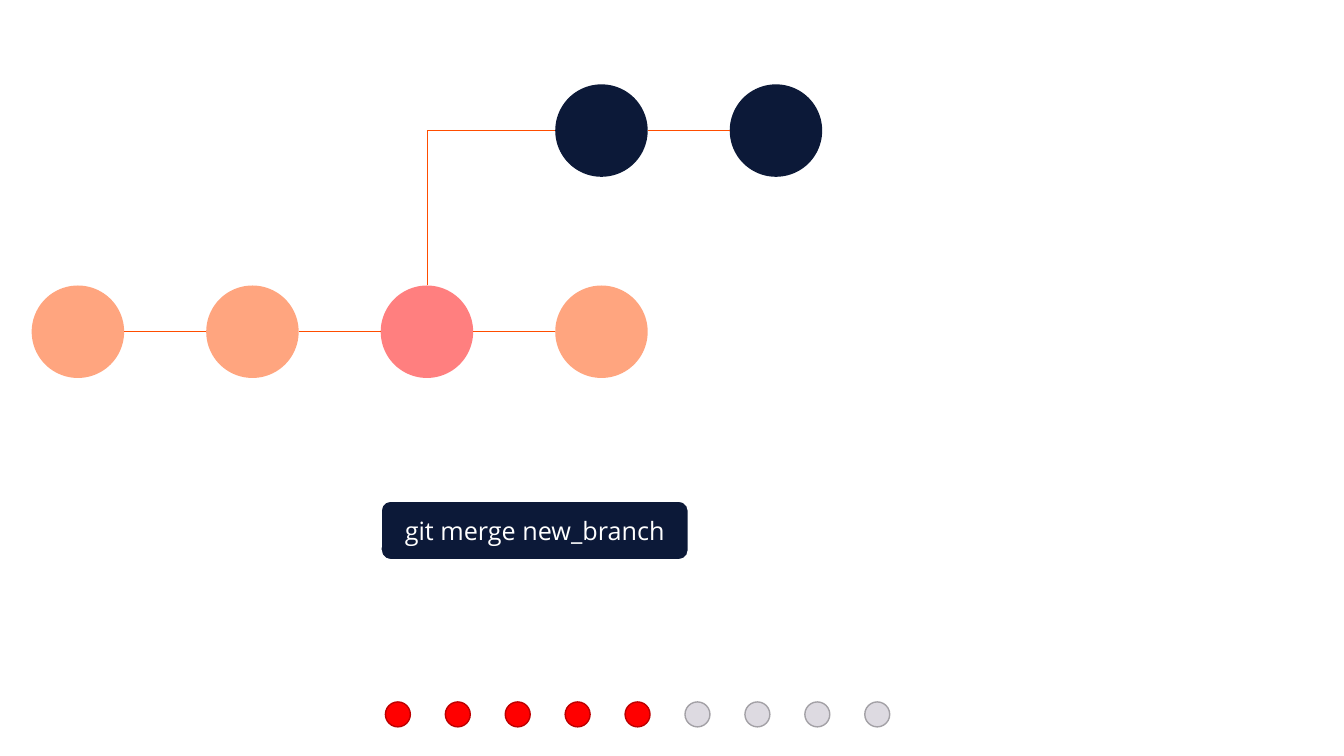
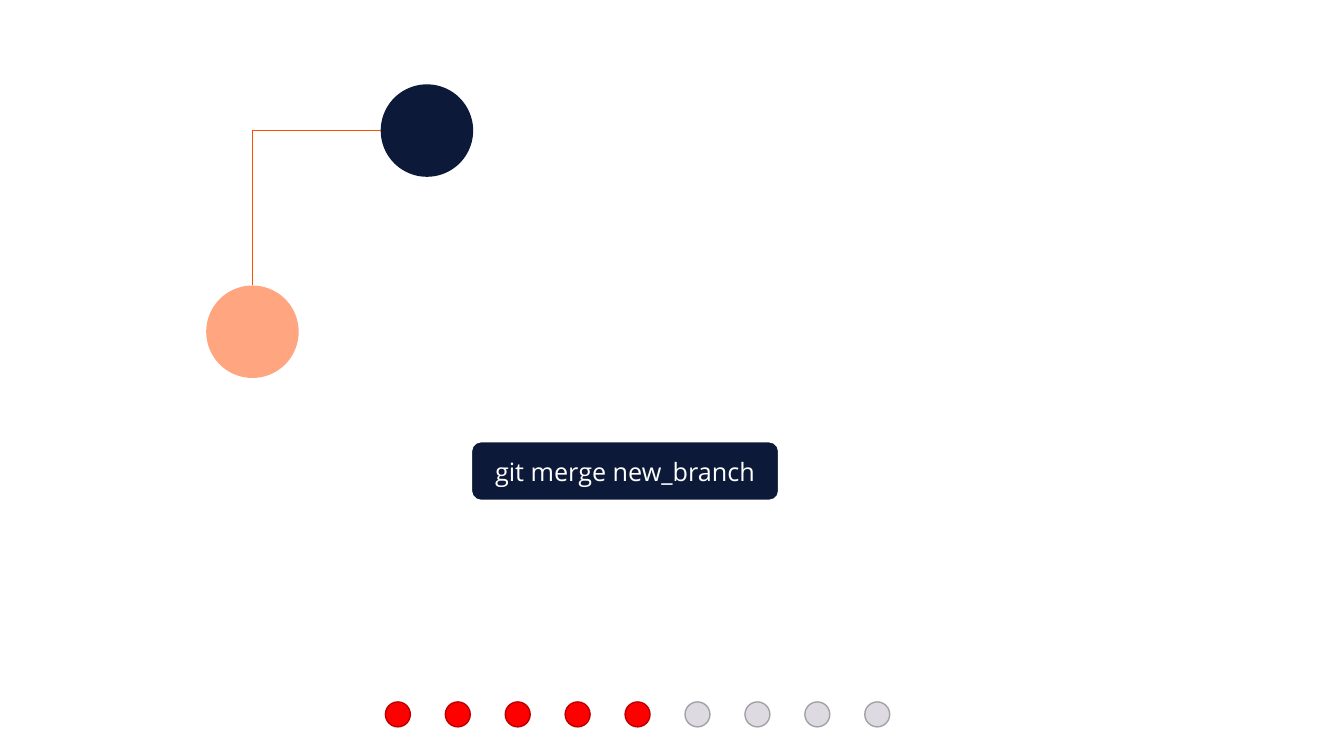
Before and after one commit to e815135/Shiny-App-Project, a slide deck: slide 48 of making basic workflow diagram.pptx. Drawn at 1344x756 pixels with LibreOffice and Linux fonts; fonts in the diff are those of the drawing. Boxes give left, top, right and bottom in pixels: in the first picture for what was removed or moved away, otherwise in the second. Text is boxed around its words. In the diff, an @@ line names an element or a change of style, - is before the commit and + after.

```diff
--- a/making basic workflow diagram.pptx
+++ b/making basic workflow diagram.pptx
@@ ellipse moved from (x1=556, y1=85, x2=648, y2=177) to (x1=381, y1=85, x2=474, y2=177) @@
@@ ellipse removed at (x1=730, y1=85, x2=823, y2=177) @@
@@ elbow line moved from (427, 285) - (556, 131) to (252, 285) - (381, 131) @@
@@ line removed from (648, 131) to (730, 131) @@
@@ ellipse removed at (x1=556, y1=285, x2=648, y2=378) @@
@@ group removed at (x1=31, y1=285, x2=474, y2=378): 2 ellipses, 2 lines @@
@@ line removed from (473, 332) to (556, 332) @@
@@ rounded rectangle "git merge new_branch" moved from (x1=381, y1=501, x2=690, y2=561) to (x1=471, y1=442, x2=779, y2=501) @@
```
Also in this commit, not shown: 8 other slides changed, 10 slides added, 20 other files.
